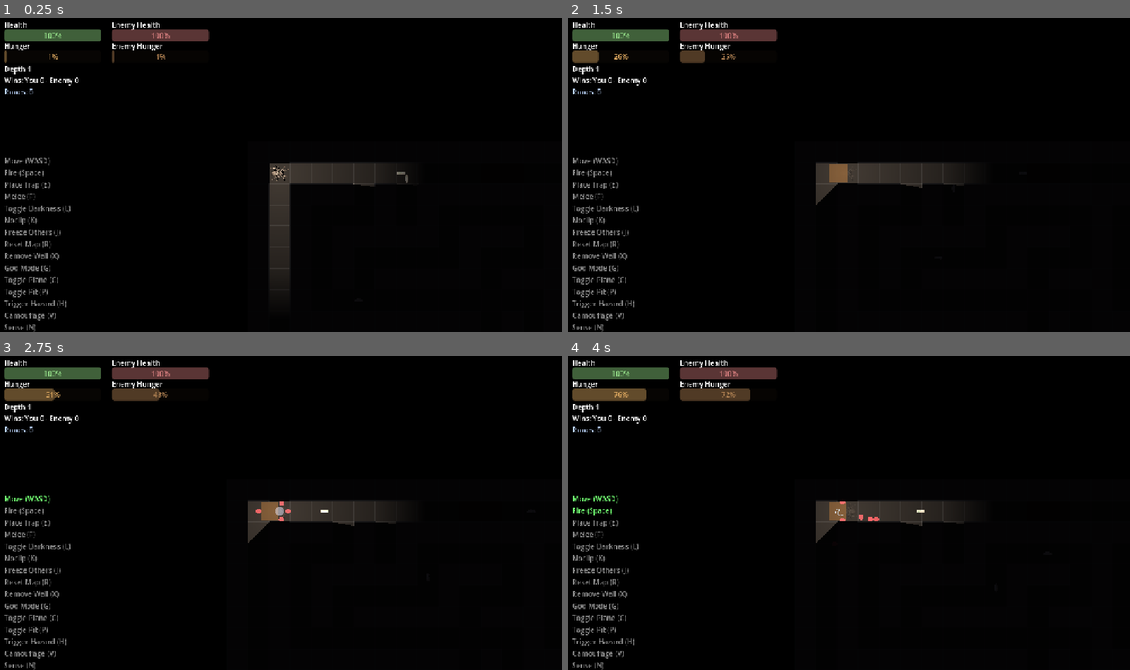
Above: before the commit, frames 1-4 (two rows, left to right).
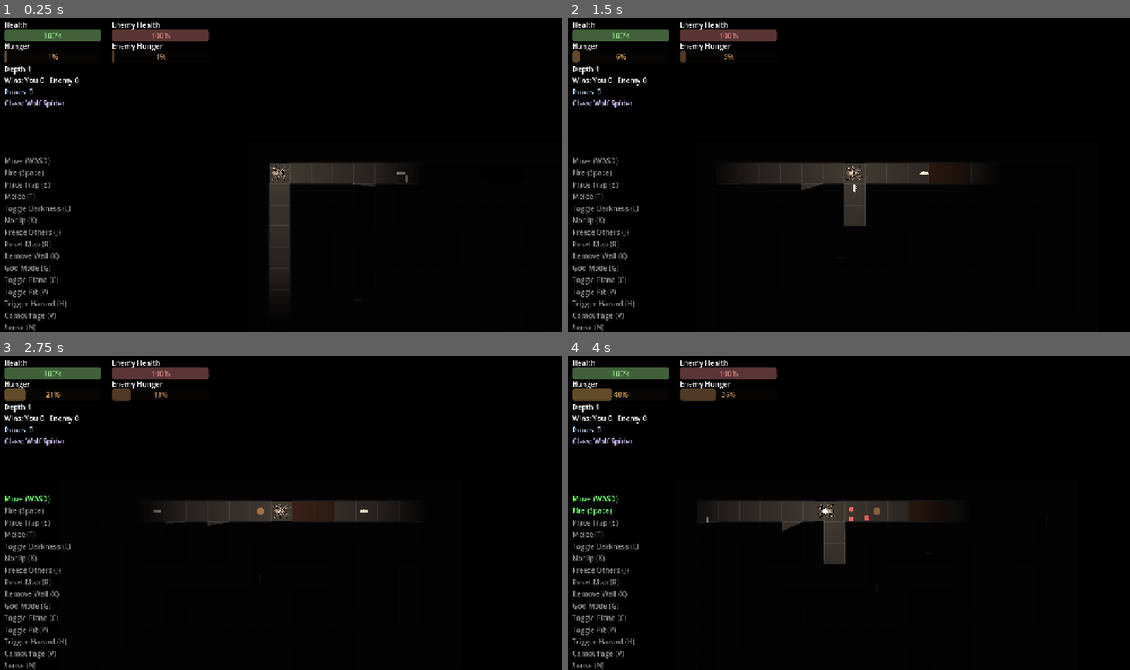
Above: after the commit, the same moments.

Repository: ehix/burrow
Game: Godot game, scene res://world/world.tscn
The game is run twice, just before and just after one commit, with the same random seed, the same clock (stepped at 60 frames per second) and the same inputs.
Inputs (mouse positions are in pixels of both pictures, inside the frame that each line leads up to):
- Up to frame 1 (0.25 s): no input
- Up to frame 2 (1.5 s): tap Enter at 0.5 s; move the mouse to (972, 156) at 0.52 s; hold D (move_right) 0.53-1.25 s; tap O (blockade) at 0.6 s; click (972, 156) at 0.67 s; tap V (camouflage) at 0.8 s; drag from (736, 187) to (849, 171) at 1.27 s
- Up to frame 3 (2.75 s): move the mouse to (337, 440) at 2.02 s; hold D (move_right) from 2.03 s (still down); tap Z (decoy) at 2.1 s; tap U (egg_mine) at 2.3 s
- Up to frame 4 (4 s): release D (move_right) at 2.75 s; drag from (820, 575) to (680, 462) at 2.77 s; move the mouse to (1017, 560) at 3.52 s; hold A (move_left) from 3.53 s (still down); hold Space (fire) from 3.53 s (still down); tap Y (hatchlings) at 3.8 s

The runs differ from the first frame. In frame 1, 0.1% of the frame differs, in the area x 0-12%, y 26-29%; in frame 2, 2.3%; in frame 3, 2.1%; in frame 4, 2.8%, in the area x 0-71%, y 10-67%.

Commit message:
Add a dev hotkey to cycle live between the four spider classes
Wires SpiderClassData into real class selection instead of the "kitchen
sink" every-skill-at-once loadout: pressing Q advances
GameState.selected_class through Net-Caster -> Wolf -> Weaver -> Decoy
(wrapping) and re-applies it to the current player live, no restart needed.

- Four SpiderClassData .tres resources authored under resources/spiders/,
  the same "author a Resource, don't fork the scene" pattern EnemyType
  already established.
- Player.apply_class() scales melee_damage/web_emitter.cooldown from base
  values snapshotted once at _ready() (never compounds across repeated
  switches) and disables standard web-firing entirely for Net-Caster.
- Each class-specific skill only responds to input when it's part of the
  active class (Sense and Remove Walls stay always-on general utilities);
  all skills remain attached, just gated, so switching is instant.
- GameState.selected_class persists like the other dev toggles
  (darkness_enabled, noclip) — not reset by start_new_run().
- HUD shows the active class name; ControlIndicators tracks the new key.

238/238 tests pass (11 new). Headless boot of world.tscn for 600 frames is
clean.

Co-Authored-By: Claude Sonnet 5 <noreply@anthropic.com>

Diff:
--- a/autoloads/event_bus.gd
+++ b/autoloads/event_bus.gd
@@ -44,6 +44,10 @@
 ## "seismic_compaction", "centipede_express".
 signal hazard_triggered(hazard_name: String)
 
+## Dev tool (Q): the player's active spider class changed (design §3).
+## `spider_class` is a SpiderClassData.SpiderClass value.
+signal class_changed(spider_class: int)
+
 ## A timed status effect (Poison, Speed, Sense, Armor, ...) was applied to or
 ## expired on `who`, via its StatusEffectComponent.
 signal status_effect_applied(who: Node, id: StringName, magnitude: float, duration: float)
--- a/autoloads/game_state.gd
+++ b/autoloads/game_state.gd
@@ -37,6 +37,15 @@
 ## no starvation drain, no metabolic action cost, no passive hunger growth.
 ## Scoped to the player only (checked via the "player" group), not other spiders.
 var god_mode := false
+
+## Dev tool (Q, in World): which of the four spider classes the player is
+## currently testing (design §3). Stored as a plain int (SpiderClassData's
+## enum values) rather than the enum type itself, so this file doesn't need
+## to know about SpiderClassData at parse time. Persists across levels and
+## restarts, same as the other dev toggles above — NOT reset by
+## start_new_run(). Player.apply_class() reads this on spawn; World._cycle_class()
+## is the only writer.
+var selected_class: int = 1  # SpiderClassData.SpiderClass.WOLF
 
 ## Round tally: one "round" is one depth, decided by whoever clears it first
 ## (enemy defeated = a player win, player died = an enemy win). A session-long
--- a/entities/player/player.gd
+++ b/entities/player/player.gd
@@ -37,10 +37,34 @@
 @onready var _silk_tunnel: SilkTunnelSkill = $SilkTunnelSkill
 @onready var _decoy: DecoySkill = $DecoySkill
 
+## The four class archetypes (design §3), each authored as a .tres — the same
+## "author a Resource, don't fork the scene" pattern EnemyType established.
+## Dev tool (Q, in World) cycles GameState.selected_class through these live.
+const NetCasterData: SpiderClassData = preload("res://resources/spiders/net_caster.tres")
+const WolfData: SpiderClassData = preload("res://resources/spiders/wolf.tres")
+const WeaverData: SpiderClassData = preload("res://resources/spiders/weaver.tres")
+const DecoyData: SpiderClassData = preload("res://resources/spiders/decoy.tres")
+
+## Which class-specific skills respond to input for each class — everything
+## else in the kitchen-sink loadout stays attached but inert. Sense and
+## Remove Walls are general utilities (design §4), not class-locked, so they
+## aren't in this map at all and always respond regardless of active class.
+const CLASS_SKILLS := {
+	0: ["net_hold", "net_projectile"],     # SpiderClassData.SpiderClass.NET_CASTER
+	1: ["hatchlings", "egg_mine"],         # .WOLF
+	2: ["blockade", "silk_tunnel"],        # .WEAVER
+	3: ["camouflage", "decoy"],            # .DECOY
+}
+
 var facing := Vector2.RIGHT
 var _dead := false
 var _melee_left := 0.0
 var _level: Level
+var _class_data_by_id: Dictionary = {}
+var _active_class: int = SpiderClassData.SpiderClass.WOLF
+var _active_class_data: SpiderClassData
+var _base_melee_damage: float
+var _base_web_cooldown: float
 
 
 func _ready() -> void:
@@ -52,6 +76,15 @@
 	_plane.plane_changed.connect(_on_plane_changed)
 	_status.effect_applied.connect(_on_effect_applied)
 	_status.effect_expired.connect(_on_effect_expired)
+	_class_data_by_id = {
+		SpiderClassData.SpiderClass.NET_CASTER: NetCasterData,
+		SpiderClassData.SpiderClass.WOLF: WolfData,
+		SpiderClassData.SpiderClass.WEAVER: WeaverData,
+		SpiderClassData.SpiderClass.DECOY: DecoyData,
+	}
+	_base_melee_damage = melee_damage
+	_base_web_cooldown = web_emitter.cooldown
+	apply_class(GameState.selected_class)
 	_restore_vitals()
 	health.health_changed.connect(_on_health_changed)
 	health.damaged.connect(func(amount: float) -> void: EventBus.player_damaged.emit(amount))
@@ -81,7 +114,7 @@
 		# after release doesn't auto-continue into a stale buffered direction.
 		_mover.cancel_buffer()
 
-	if Input.is_action_pressed("fire"):
+	if Input.is_action_pressed("fire") and _active_class_data != null and _active_class_data.web_enabled:
 		web_emitter.fire(global_position, facing, self)
 	if Input.is_action_just_pressed("place_trap"):
 		trap_placer.place(global_position, self)
@@ -89,25 +122,28 @@
 		_melee()
 	if Input.is_action_just_pressed("toggle_plane"):
 		_plane.transition()
-	if Input.is_action_just_pressed("camouflage"):
-		_camouflage.activate(self)
+	# Sense and Remove Walls are general utilities — always available,
+	# regardless of active class. Everything below is class-gated: pressing
+	# a key for a skill that isn't part of the current class silently no-ops.
 	if Input.is_action_just_pressed("sense"):
 		_sense.activate(self)
 	if Input.is_action_just_pressed("remove_walls_skill"):
 		_remove_walls.activate(self)
-	if Input.is_action_just_pressed("net_hold"):
+	if Input.is_action_just_pressed("camouflage") and _is_active_skill("camouflage"):
+		_camouflage.activate(self)
+	if Input.is_action_just_pressed("net_hold") and _is_active_skill("net_hold"):
 		_net_hold.activate(self)
-	if Input.is_action_just_pressed("net_projectile"):
+	if Input.is_action_just_pressed("net_projectile") and _is_active_skill("net_projectile"):
 		_net_projectile.activate(self)
-	if Input.is_action_just_pressed("hatchlings"):
+	if Input.is_action_just_pressed("hatchlings") and _is_active_skill("hatchlings"):
 		_hatchlings.activate(self)
-	if Input.is_action_just_pressed("egg_mine"):
+	if Input.is_action_just_pressed("egg_mine") and _is_active_skill("egg_mine"):
 		_egg_mine.activate(self)
-	if Input.is_action_just_pressed("blockade"):
+	if Input.is_action_just_pressed("blockade") and _is_active_skill("blockade"):
 		_blockade.activate(self)
-	if Input.is_action_just_pressed("silk_tunnel"):
+	if Input.is_action_just_pressed("silk_tunnel") and _is_active_skill("silk_tunnel"):
 		_silk_tunnel.activate(self)
-	if Input.is_action_just_pressed("decoy"):
+	if Input.is_action_just_pressed("decoy") and _is_active_skill("decoy"):
 		_decoy.activate(self)
 
 
@@ -117,6 +153,29 @@
 func bind_level(level: Level) -> void:
 	_level = level
 	_plane.level = level
+
+
+## Switches which class is active, live (dev tool Q — see World._cycle_class).
+## Recomputes melee/web stats from the base values captured at _ready() so
+## repeated calls (cycling through all four) never compound — each call is
+## relative to the untouched base, not the previous class's already-modified
+## numbers. No-op (falls back to whatever was already active) if `spider_class`
+## isn't a recognised id.
+func apply_class(spider_class: int) -> void:
+	var data: SpiderClassData = _class_data_by_id.get(spider_class)
+	if data == null:
+		return
+	_active_class = spider_class
+	_active_class_data = data
+	melee_damage = _base_melee_damage * data.melee_damage_mult
+	web_emitter.cooldown = _base_web_cooldown / maxf(0.01, data.web_fire_rate_mult)
+
+
+## Whether `action`'s skill belongs to the currently active class. Sense and
+## Remove Walls (general utilities) never go through this check at all.
+func _is_active_skill(action: String) -> bool:
+	var skills: Array = CLASS_SKILLS.get(_active_class, [])
+	return action in skills
 
 
 ## Blocking seam for the GridMover: the noclip dev toggle passes through walls.
--- a/project.godot
+++ b/project.godot
@@ -164,6 +164,11 @@
 "events": [Object(InputEventKey,"resource_local_to_scene":false,"resource_name":"","device":-1,"window_id":0,"alt_press …(190 unchanged characters)…
 ]
 }
+cycle_class={
+"deadzone": 0.5,
+"events": [Object(InputEventKey,"resource_local_to_scene":false,"resource_name":"","device":-1,"window_id":0,"alt_pressed":false,"shift_pressed":false,"ctrl_pressed":false,"meta_pressed":false,"pressed":false,"keycode":0,"physical_keycode":81,"key_label":0,"unicode":0,"location":0,"echo":false,"script":null)
+]
+}
 pause={
 "deadzone": 0.5,
 "events": [Object(InputEventKey,"resource_local_to_scene":false,"resource_name":"","device":-1,"window_id":0,"alt_press …(195 unchanged characters)…
--- /dev/null
+++ b/resources/spiders/decoy.tres
@@ -0,0 +1,12 @@
+[gd_resource type="Resource" script_class="SpiderClassData" load_steps=2 format=3]
+
+[ext_resource type="Script" path="res://resources/spider_class_data.gd" id="1_data"]
+
+[resource]
+script = ExtResource("1_data")
+spider_class = 3
+display_name = "Decoy"
+melee_damage_mult = 0.6
+web_enabled = true
+web_fire_rate_mult = 1.5
+web_projectile_speed_mult = 1.4
--- /dev/null
+++ b/resources/spiders/net_caster.tres
@@ -0,0 +1,12 @@
+[gd_resource type="Resource" script_class="SpiderClassData" load_steps=2 format=3]
+
+[ext_resource type="Script" path="res://resources/spider_class_data.gd" id="1_data"]
+
+[resource]
+script = ExtResource("1_data")
+spider_class = 0
+display_name = "Net-Caster"
+melee_damage_mult = 1.6
+web_enabled = false
+web_fire_rate_mult = 1.0
+web_projectile_speed_mult = 1.0
--- /dev/null
+++ b/resources/spiders/weaver.tres
@@ -0,0 +1,12 @@
+[gd_resource type="Resource" script_class="SpiderClassData" load_steps=2 format=3]
+
+[ext_resource type="Script" path="res://resources/spider_class_data.gd" id="1_data"]
+
+[resource]
+script = ExtResource("1_data")
+spider_class = 2
+display_name = "Weaver"
+melee_damage_mult = 1.2
+web_enabled = true
+web_fire_rate_mult = 0.8
+web_projectile_speed_mult = 0.8
--- /dev/null
+++ b/resources/spiders/wolf.tres
@@ -0,0 +1,12 @@
+[gd_resource type="Resource" script_class="SpiderClassData" load_steps=2 format=3]
+
+[ext_resource type="Script" path="res://resources/spider_class_data.gd" id="1_data"]
+
+[resource]
+script = ExtResource("1_data")
+spider_class = 1
+display_name = "Wolf Spider"
+melee_damage_mult = 1.0
+web_enabled = true
+web_fire_rate_mult = 1.0
+web_projectile_speed_mult = 1.0
--- a/tests/test_control_indicators.gd
+++ b/tests/test_control_indicators.gd
@@ -24,7 +24,7 @@
 
 func test_builds_one_entry_per_tracked_action() -> void:
 	var indicators := _make()
-	assert_eq(indicators._entries.size(), 24)
+	assert_eq(indicators._entries.size(), 25)
 
 
 func test_held_entry_lights_up_while_its_check_is_true() -> void:
--- /dev/null
+++ b/tests/test_game_state_class.gd
@@ -0,0 +1,22 @@
+extends GutTest
+## GameState.selected_class (design §3, dev tool Q): a persistent dev
+## preference like darkness_enabled/noclip — survives a run reset.
+
+
+func before_each() -> void:
+	GameState.selected_class = SpiderClassData.SpiderClass.WOLF # defensive, in case another test left it dirty
+
+
+func after_each() -> void:
+	GameState.selected_class = SpiderClassData.SpiderClass.WOLF # restore the default, don't leak
+
+
+func test_defaults_to_wolf() -> void:
+	assert_eq(GameState.selected_class, SpiderClassData.SpiderClass.WOLF)
+
+
+func test_survives_a_new_run_permadeath_reset() -> void:
+	GameState.selected_class = SpiderClassData.SpiderClass.DECOY
+	GameState.start_new_run()
+	assert_eq(GameState.selected_class, SpiderClassData.SpiderClass.DECOY,
+		"a dev preference, like darkness_enabled/noclip — not reset by permadeath")
--- /dev/null
+++ b/tests/test_player_class_switching.gd
@@ -0,0 +1,62 @@
+extends GutTest
+## Player.apply_class() (design §3, dev tool Q): swaps stat multipliers and
+## which class-specific skills respond to input, live, without restarting.
+
+const PlayerScene := preload("res://entities/player/player.tscn")
+
+
+func _make_player() -> Player:
+	var player: Player = PlayerScene.instantiate()
+	add_child_autofree(player)
+	return player
+
+
+func test_defaults_to_wolf() -> void:
+	var player := _make_player()
+	assert_eq(player._active_class, SpiderClassData.SpiderClass.WOLF)
+
+
+func test_apply_class_scales_melee_damage_from_the_base_value() -> void:
+	var player := _make_player()
+	var base := player._base_melee_damage
+	player.apply_class(SpiderClassData.SpiderClass.NET_CASTER)
+	assert_almost_eq(player.melee_damage, base * Player.NetCasterData.melee_damage_mult, 0.001)
+
+
+func test_switching_classes_never_compounds() -> void:
+	var player := _make_player()
+	var base := player._base_melee_damage
+	player.apply_class(SpiderClassData.SpiderClass.NET_CASTER)
+	player.apply_class(SpiderClassData.SpiderClass.DECOY)
+	player.apply_class(SpiderClassData.SpiderClass.NET_CASTER)
+	assert_almost_eq(player.melee_damage, base * Player.NetCasterData.melee_damage_mult, 0.001,
+		"repeated switching is always relative to the untouched base, never the last class's numbers")
+
+
+func test_net_caster_disables_standard_web_shooting() -> void:
+	var player := _make_player()
+	player.apply_class(SpiderClassData.SpiderClass.NET_CASTER)
+	assert_false(player._active_class_data.web_enabled)
+
+
+func test_other_classes_keep_web_shooting_enabled() -> void:
+	var player := _make_player()
+	for spider_class in [SpiderClassData.SpiderClass.WOLF, SpiderClassData.SpiderClass.WEAVER, SpiderClassData.SpiderClass.DECOY]:
+		player.apply_class(spider_class)
+		assert_true(player._active_class_data.web_enabled)
+
+
+func test_is_active_skill_only_true_for_the_current_classs_own_skills() -> void:
+	var player := _make_player()
+	player.apply_class(SpiderClassData.SpiderClass.WOLF)
+	assert_true(player._is_active_skill("hatchlings"))
+	assert_true(player._is_active_skill("egg_mine"))
+	assert_false(player._is_active_skill("camouflage"), "Camouflage belongs to Decoy, not Wolf")
+
+
+func test_unknown_class_id_is_a_noop() -> void:
+	var player := _make_player()
+	player.apply_class(SpiderClassData.SpiderClass.WEAVER)
+	var before := player.melee_damage
+	player.apply_class(999) # not a real class id
+	assert_eq(player.melee_damage, before, "an unrecognised id leaves the current class untouched")
--- /dev/null
+++ b/tests/test_world_cycle_class.gd
@@ -0,0 +1,38 @@
+extends GutTest
+## World._cycle_class() (dev tool Q): advances GameState.selected_class
+## through all four classes, wrapping, and re-applies it to the live player.
+
+const WorldScene := preload("res://world/world.tscn")
+
+
+func _make_world() -> Node:
+	var world = WorldScene.instantiate()
+	add_child_autofree(world)
+	return world
+
+
+func before_each() -> void:
+	GameState.selected_class = SpiderClassData.SpiderClass.WOLF
+
+
+func after_each() -> void:
+	GameState.selected_class = SpiderClassData.SpiderClass.WOLF
+
+
+func test_cycle_class_advances_and_wraps() -> void:
+	var world := _make_world()
+	world._cycle_class()
+	assert_eq(GameState.selected_class, SpiderClassData.SpiderClass.WEAVER)
+	world._cycle_class()
+	assert_eq(GameState.selected_class, SpiderClassData.SpiderClass.DECOY)
+	world._cycle_class()
+	assert_eq(GameState.selected_class, SpiderClassData.SpiderClass.NET_CASTER, "wraps 3 -> 0")
+	world._cycle_class()
+	assert_eq(GameState.selected_class, SpiderClassData.SpiderClass.WOLF)
+
+
+func test_cycle_class_re_applies_to_the_live_player() -> void:
+	var world := _make_world()
+	var player := world._current_player() as Player
+	world._cycle_class()
+	assert_eq(player._active_class, GameState.selected_class)
--- a/ui/control_indicators.gd
+++ b/ui/control_indicators.gd
@@ -51,6 +51,7 @@
 	_add_one_shot(root, "Blockade (O)", "blockade")
 	_add_one_shot(root, "Silk Tunnel (I)", "silk_tunnel")
 	_add_one_shot(root, "Decoy (Z)", "decoy")
+	_add_one_shot(root, "Cycle Class (Q)", "cycle_class")
 	_add_held(root, "Paused (Esc)", func() -> bool: return get_tree().paused)
 
 
--- a/ui/hud.gd
+++ b/ui/hud.gd
@@ -16,6 +16,13 @@
 	"seismic_compaction": "Seismic Compaction!",
 	"centipede_express": "Centipede Express!",
 }
+## class_changed's raw SpiderClassData.SpiderClass id -> a readable label.
+const CLASS_DISPLAY_NAMES := {
+	0: "Net-Caster",
+	1: "Wolf Spider",
+	2: "Weaver",
+	3: "Decoy",
+}
 
 @onready var health_bar: ProgressBar = $Root/HealthBar
 @onready var hunger_bar: ProgressBar = $Root/HungerBar
@@ -24,6 +31,7 @@
 @onready var depth_label: Label = $Root/DepthLabel
 @onready var wins_label: Label = $Root/WinsLabel
 @onready var runes_label: Label = $Root/RunesLabel
+@onready var class_label: Label = $Root/ClassLabel
 @onready var paused_label: Label = $Root/PausedLabel
 @onready var round_banner_label: Label = $Root/RoundBannerLabel
 @onready var hazard_toast_label: Label = $Root/HazardToastLabel
@@ -38,9 +46,11 @@
 	EventBus.enemy_defeated.connect(_on_enemy_defeated)
 	EventBus.runes_changed.connect(_on_runes_changed)
 	EventBus.hazard_triggered.connect(_on_hazard_triggered)
+	EventBus.class_changed.connect(_on_class_changed)
 	_on_depth_changed(GameState.depth)
 	_update_wins_label()
 	_on_runes_changed(GameState.runes)
+	_on_class_changed(GameState.selected_class)
 
 
 func set_paused_visible(is_paused: bool) -> void:
@@ -95,6 +105,10 @@
 	runes_label.text = "Runes: %d" % total
 
 
+func _on_class_changed(spider_class: int) -> void:
+	class_label.text = "Class: %s" % CLASS_DISPLAY_NAMES.get(spider_class, "?")
+
+
 ## A world hazard fired (design §7) — a brief toast, same fade pattern as the
 ## round banner.
 func _on_hazard_triggered(hazard_name: String) -> void:
--- a/ui/hud.tscn
+++ b/ui/hud.tscn
@@ -63,6 +63,14 @@
 offset_bottom = 188.0
 modulate = Color(0.75, 0.85, 1, 1)
 text = "Runes: 0"
+
+[node name="ClassLabel" type="Label" parent="Root"]
+offset_left = 16.0
+offset_top = 190.0
+offset_right = 316.0
+offset_bottom = 214.0
+modulate = Color(0.85, 0.75, 1, 1)
+text = "Class: Wolf Spider"
 
 [node name="HazardToastLabel" type="Label" parent="Root"]
 modulate = Color(1, 0.85, 0.4, 0)
--- a/world/world.gd
+++ b/world/world.gd
@@ -76,6 +76,10 @@
 	elif event.is_action_pressed("dev_trigger_hazard"):
 		if is_instance_valid(_level):
 			_level.trigger_random_hazard_now()
+	# Dev tool (Q): cycle the player through the four spider classes live,
+	# for testing each kit without restarting (design §3).
+	elif event.is_action_pressed("cycle_class"):
+		_cycle_class()
 	elif event.is_action_pressed("pause"):
 		_toggle_pause()
 
@@ -124,6 +128,19 @@
 	get_tree().paused = not get_tree().paused
 	if hud != null and hud.has_method("set_paused_visible"):
 		hud.set_paused_visible(get_tree().paused)
+
+
+## Dev tool (Q): advance GameState.selected_class to the next of the four
+## spider classes and re-apply it to the current player live — no restart or
+## level rebuild needed, just a stat/skill-loadout swap on the existing
+## instance.
+func _cycle_class() -> void:
+	var player := _current_player() as Player
+	if player == null:
+		return
+	GameState.selected_class = (GameState.selected_class + 1) % 4
+	player.apply_class(GameState.selected_class)
+	EventBus.class_changed.emit(GameState.selected_class)
 
 
 ## Dev tool (X): destroy the wall tile directly ahead of the player.
Not shown, added: tests/test_game_state_class.gd.uid
Not shown, added: tests/test_player_class_switching.gd.uid
Not shown, added: tests/test_world_cycle_class.gd.uid
